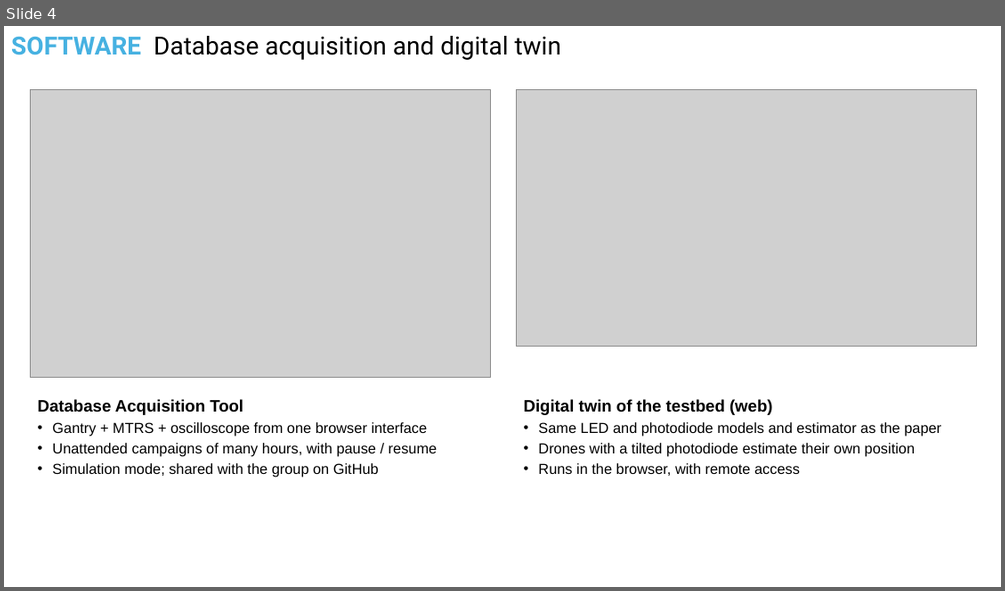
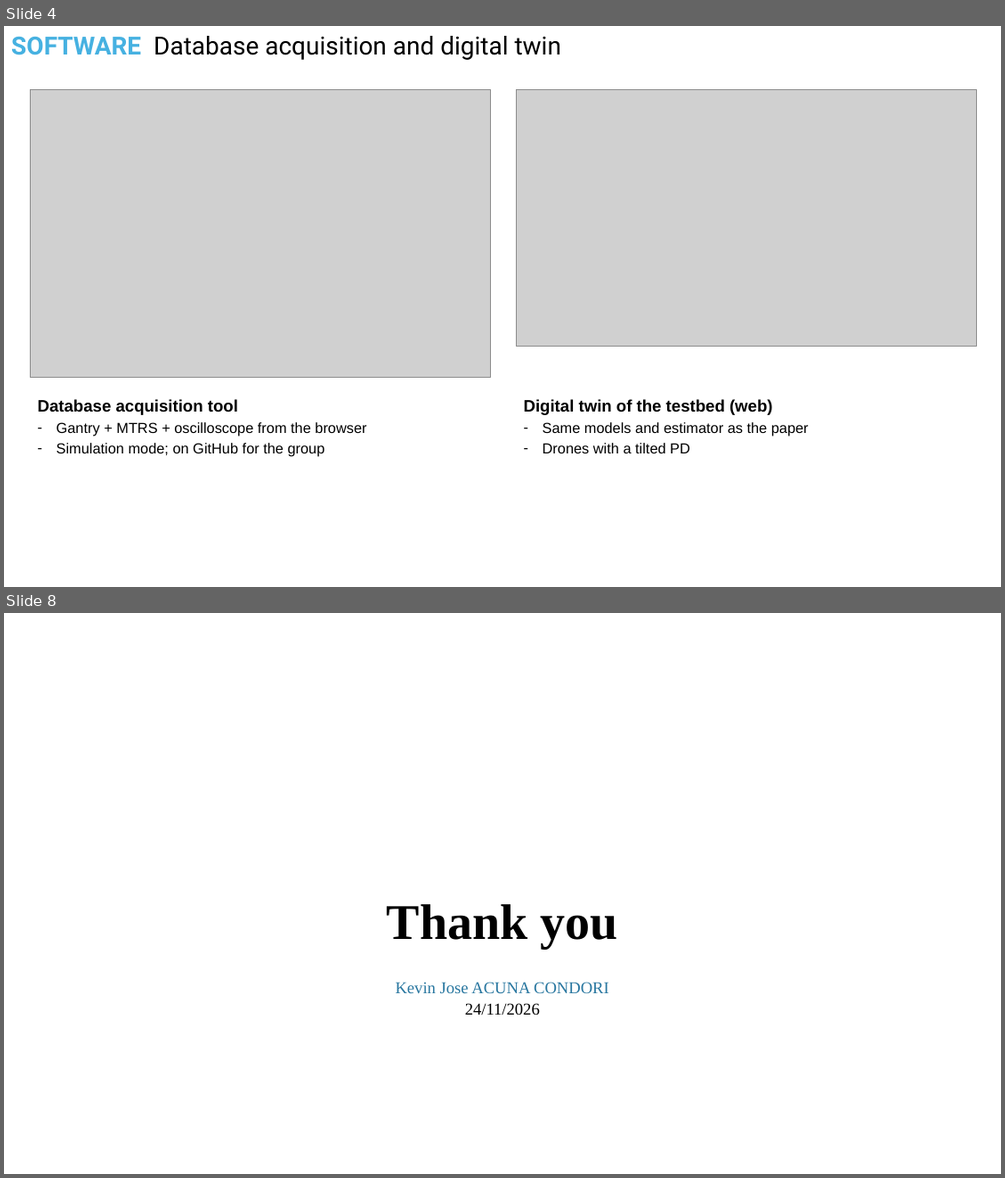
Before and after one commit to kevin-acuna/simulation_VLP, a slide deck: CAMBRIDGE/PPTs/2026-11-24 Final meeting - Visit summary.pptx. Shown one above the other, each under a label of ours: slide 4 before the commit, slides 4 and 8 after it; the slides between them are not shown. The pictures are 1005x591 and 1005x1178 pixels, drawn with LibreOffice and Linux fonts; fonts in the diff are those of the drawing; grey boxes stand for pictures. Boxes give left, top, right and bottom in pixels: in the first picture for what was removed or moved away, otherwise in the second. Text is boxed around its words. In the diff, an @@ line names an element or a change of style, - is before the commit and + after.

```diff
--- a/CAMBRIDGE/PPTs/2026-11-24 Final meeting - Visit summary.pptx
+++ b/CAMBRIDGE/PPTs/2026-11-24 Final meeting - Visit summary.pptx
@@ slide 8 added at box(4, 613, 1001, 1174), background #FFFFFF @@
@@ text added at box(387, 904, 618, 949), 48 pt, text #000000, bold @@
+Thank you
@@ text added at box(396, 981, 609, 993), 16 pt, text #2977A0 @@
+Kevin Jose ACUNA CONDORI
@@ text added at box(465, 1003, 540, 1015), 16 pt, text #000000 @@
+24/11/2026
@@ slide 4 changed as well @@
@@ text at box(38, 399, 366, 457): text changed @@
-Database Acquisition Tool
-• Gantry + MTRS + oscilloscope from one browser interface
-• Unattended campaigns of many hours, with pause / resume
-• Simulation mode; shared with the group on GitHub
+Database acquisition tool
+– Gantry + MTRS + oscilloscope from the browser
+– Simulation mode; on GitHub for the group
@@ text at box(542, 422, 809, 453): text changed @@
-• Same LED and photodiode models and estimator as the paper
-• Drones with a tilted photodiode estimate their own position
-• Runs in the browser, with remote access
+– Same models and estimator as the paper
+– Drones with a tilted PD
```
Also in this commit, not shown: 4 other slides changed, 2 other slides added, 2 slides removed, 18 other files.
